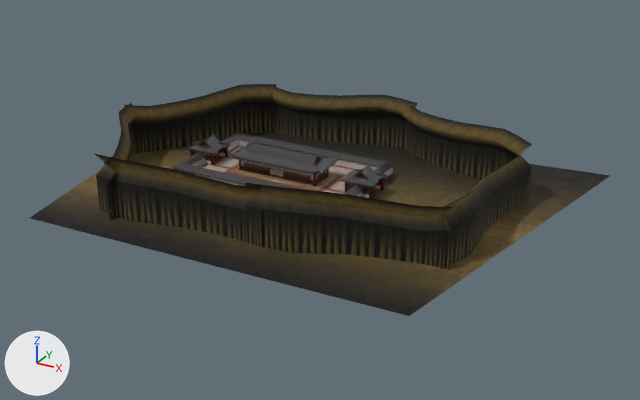
The OBJ model res/models/level1/level1.obj as it was, and as the next commit left it.
Camera for both pictures: a 50 mm lens placed at (100.4, -164.9, 77.9), pointed at (12.3, -4.7, -2.2). Lighting does not change. The marker at lower left points along +X, +Y and +Z. Where no turn or scale is listed for an object, it has been applied to the vertices.

Names of what the first picture shows: 'Plane.089_Plane.122', 'Plane.090_Plane.123', 'Plane.091_Plane.124', 'Plane.092_Plane.125', 'Plane.093_Plane.126', 'Plane.094_Plane.127', 'Plane.095_Plane.128', 'Plane.096_Plane.129', 'Plane.097_Plane.130', 'Plane.098_Plane.131', 'Plane.099_Plane.132', 'Plane.100_Plane.133', 'Plane.101_Plane.134', 'Plane.102_Plane.135', 'Plane_Plane.121'.
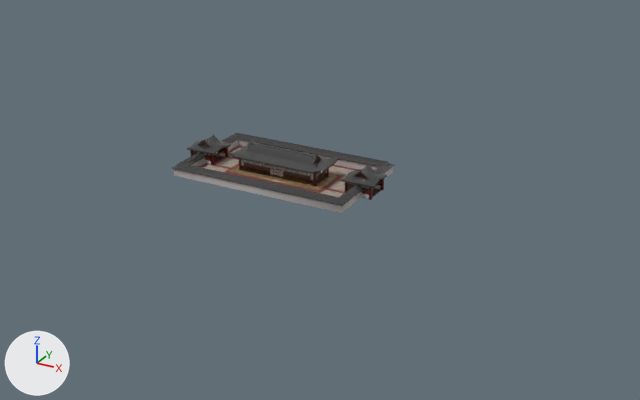
Commit message: update level1

Scene script edits in JSON lines:
```json
{"op": "remove", "block": "ob_plane_089_plane_122", "code": ["ob_plane_089_plane_122 = bpy.data.objects.new('Plane.089_Plane.122', me_plane_089_plane_122)", "ob_plane_089_plane_122.location = (0.0, 0.0, 0.0)"]}
{"op": "remove", "block": "ob_plane_090_plane_123", "code": ["ob_plane_090_plane_123 = bpy.data.objects.new('Plane.090_Plane.123', me_plane_090_plane_123)", "ob_plane_090_plane_123.location = (0.0, 0.0, 0.0)"]}
{"op": "remove", "block": "ob_plane_091_plane_124", "code": ["ob_plane_091_plane_124 = bpy.data.objects.new('Plane.091_Plane.124', me_plane_091_plane_124)", "ob_plane_091_plane_124.location = (0.0, 0.0, 0.0)"]}
{"op": "remove", "block": "ob_plane_092_plane_125", "code": ["ob_plane_092_plane_125 = bpy.data.objects.new('Plane.092_Plane.125', me_plane_092_plane_125)", "ob_plane_092_plane_125.location = (0.0, 0.0, 0.0)"]}
{"op": "remove", "block": "ob_plane_093_plane_126", "code": ["ob_plane_093_plane_126 = bpy.data.objects.new('Plane.093_Plane.126', me_plane_093_plane_126)", "ob_plane_093_plane_126.location = (0.0, 0.0, 0.0)"]}
{"op": "remove", "block": "ob_plane_094_plane_127", "code": ["ob_plane_094_plane_127 = bpy.data.objects.new('Plane.094_Plane.127', me_plane_094_plane_127)", "ob_plane_094_plane_127.location = (0.0, 0.0, 0.0)"]}
{"op": "remove", "block": "ob_plane_095_plane_128", "code": ["ob_plane_095_plane_128 = bpy.data.objects.new('Plane.095_Plane.128', me_plane_095_plane_128)", "ob_plane_095_plane_128.location = (0.0, 0.0, 0.0)"]}
{"op": "remove", "block": "ob_plane_096_plane_129", "code": ["ob_plane_096_plane_129 = bpy.data.objects.new('Plane.096_Plane.129', me_plane_096_plane_129)", "ob_plane_096_plane_129.location = (0.0, 0.0, 0.0)"]}
{"op": "remove", "block": "ob_plane_097_plane_130", "code": ["ob_plane_097_plane_130 = bpy.data.objects.new('Plane.097_Plane.130', me_plane_097_plane_130)", "ob_plane_097_plane_130.location = (0.0, 0.0, 0.0)"]}
{"op": "remove", "block": "ob_plane_098_plane_131", "code": ["ob_plane_098_plane_131 = bpy.data.objects.new('Plane.098_Plane.131', me_plane_098_plane_131)", "ob_plane_098_plane_131.location = (0.0, 0.0, 0.0)"]}
{"op": "remove", "block": "ob_plane_099_plane_132", "code": ["ob_plane_099_plane_132 = bpy.data.objects.new('Plane.099_Plane.132', me_plane_099_plane_132)", "ob_plane_099_plane_132.location = (0.0, 0.0, 0.0)"]}
{"op": "remove", "block": "ob_plane_100_plane_133", "code": ["ob_plane_100_plane_133 = bpy.data.objects.new('Plane.100_Plane.133', me_plane_100_plane_133)", "ob_plane_100_plane_133.location = (0.0, 0.0, 0.0)"]}
{"op": "remove", "block": "ob_plane_101_plane_134", "code": ["ob_plane_101_plane_134 = bpy.data.objects.new('Plane.101_Plane.134', me_plane_101_plane_134)", "ob_plane_101_plane_134.location = (0.0, 0.0, 0.0)"]}
{"op": "remove", "block": "ob_plane_102_plane_135", "code": ["ob_plane_102_plane_135 = bpy.data.objects.new('Plane.102_Plane.135', me_plane_102_plane_135)", "ob_plane_102_plane_135.location = (0.0, 0.0, 0.0)"]}
{"op": "remove", "block": "ob_plane_plane_121", "code": ["ob_plane_plane_121 = bpy.data.objects.new('Plane_Plane.121', me_plane_plane_121)", "ob_plane_plane_121.location = (0.0, 0.0, 0.0)"]}
```

Pixel boxes [x1, y1, x2, y2] of what changed, in the pictures (640 x 400 px):
```json
{"object": "Plane.102_Plane.135", "change": "deleted", "before": [30, 132, 611, 316]}
{"object": "Plane.094_Plane.127", "change": "deleted", "before": [246, 206, 452, 269]}
{"object": "Plane.091_Plane.124", "change": "deleted", "before": [96, 176, 263, 248]}
{"object": "Plane.101_Plane.134", "change": "deleted", "before": [246, 183, 453, 231]}
{"object": "Plane_Plane.121", "change": "deleted", "before": [272, 104, 407, 151]}
{"object": "Plane.093_Plane.126", "change": "deleted", "before": [132, 102, 272, 153], "on screen": "black"}
{"object": "Plane.098_Plane.131", "change": "deleted", "before": [95, 154, 263, 211]}
{"object": "Plane.089_Plane.122", "change": "deleted", "before": [406, 122, 517, 180]}
{"object": "Plane.090_Plane.123", "change": "deleted", "before": [441, 166, 532, 270], "on screen": "black"}
{"object": "Plane.100_Plane.133", "change": "deleted", "before": [124, 84, 276, 125]}
{"object": "Plane.095_Plane.128", "change": "deleted", "before": [272, 86, 418, 118]}
{"object": "Plane.096_Plane.129", "change": "deleted", "before": [401, 105, 532, 157]}
{"object": "Plane.097_Plane.130", "change": "deleted", "before": [435, 150, 531, 231]}
{"object": "Plane.099_Plane.132", "change": "deleted", "before": [104, 103, 139, 185]}
{"object": "Plane.092_Plane.125", "change": "deleted", "before": [106, 123, 135, 220]}
{"object": "Plane.032_Plane.037", "change": "unchanged, uncovered by the edit", "before": [174, 158, 362, 197], "after": [173, 158, 362, 213]}
```
